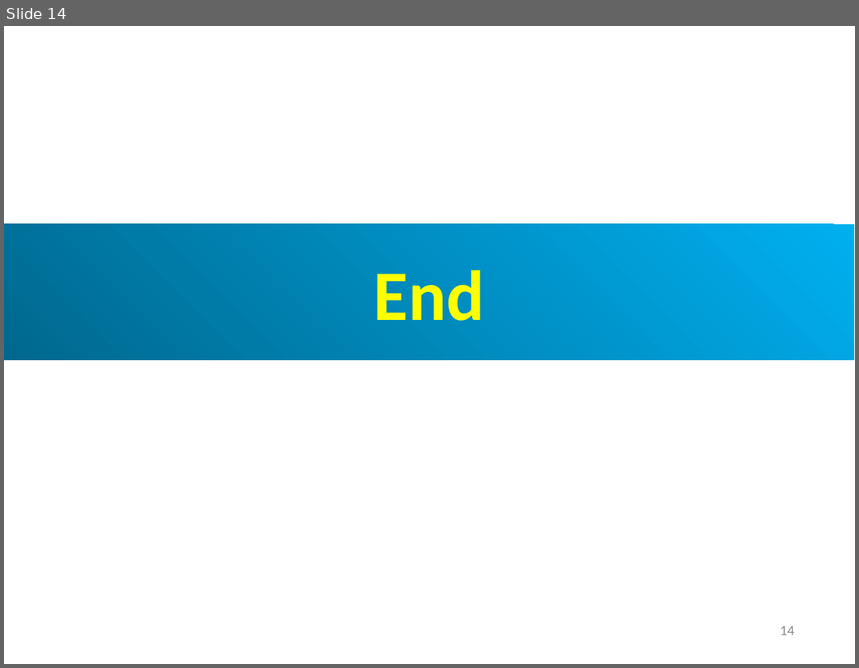
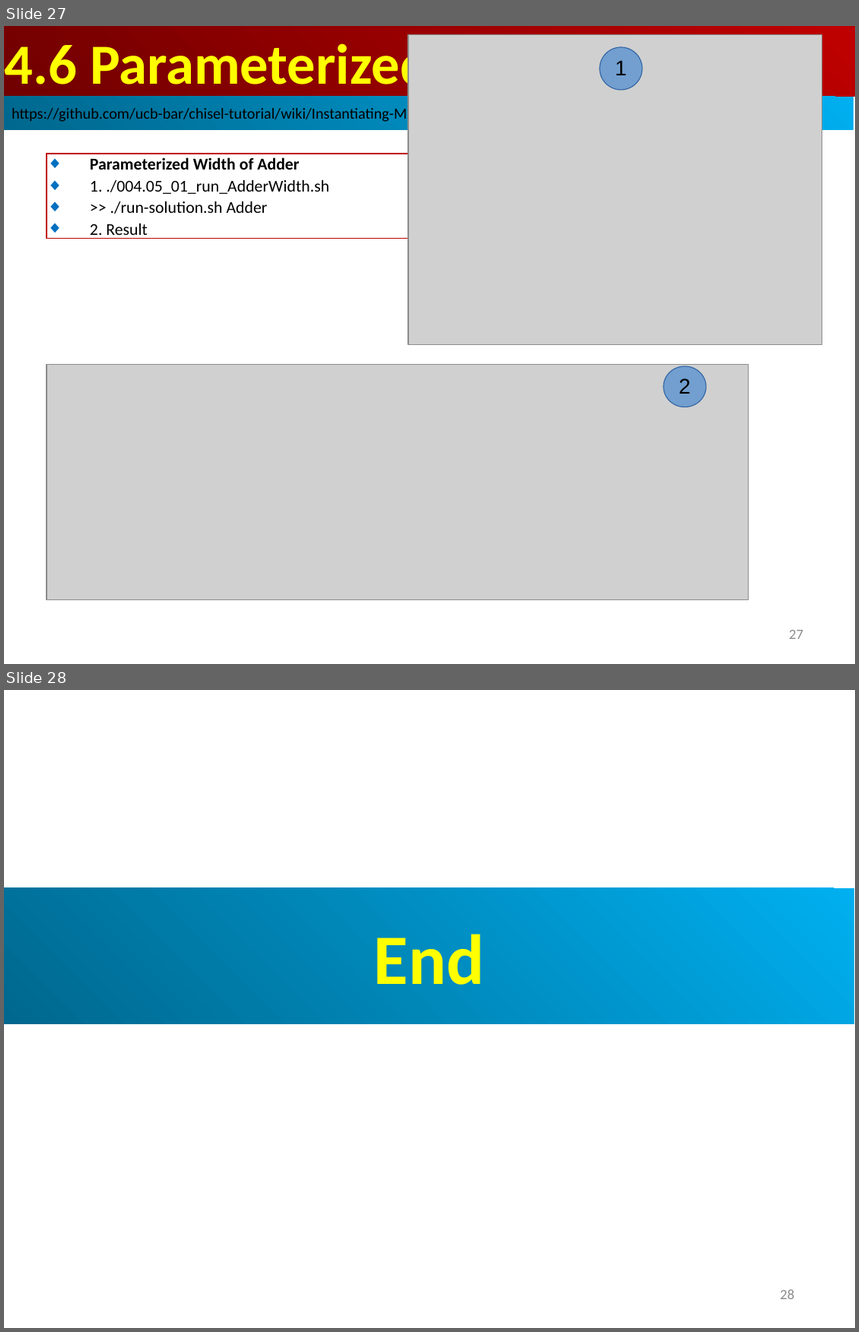
Before and after one commit to peterhchen/AIU_CS800_Chisel, a slide deck: 700_Dev_Guide/004_Module/000_Video/004_Module.ppt. Shown one above the other, each under a label of ours: slide 14 before the commit, slides 27 and 28 after it. The pictures are 859x668 and 859x1332 pixels, drawn with LibreOffice and Linux fonts; fonts in the diff are those of the drawing; grey boxes stand for pictures. Boxes give left, top, right and bottom in pixels: in the first picture for what was removed or moved away, otherwise in the second. Text is boxed around its words. In the diff, an @@ line names an element or a change of style, - is before the commit and + after.

```diff
--- a/700_Dev_Guide/004_Module/000_Video/004_Module.ppt
+++ b/700_Dev_Guide/004_Module/000_Video/004_Module.ppt
@@ slide 27 added at <box>4,26,855,664</box>, background #FFFFFF @@
@@ rectangle added at <box>5,26,855,97</box>, fill gradient #BF0000 to #710000, 48 pt, text #FFFF00, bold @@
+4.6 Parameterized Width of Adder
@@ picture added at <box>408,34,822,345</box> @@
@@ ellipse added at <box>600,47,642,90</box>, fill #729FCF, outline #3465A4 0.74 pt, 18 pt, text #000000 @@
+1
@@ rectangle added at <box>4,97,854,130</box>, fill gradient #00AFEF to #00688E, 13 pt, text #000000 @@
+https://github.com/ucb-bar/chisel-tutorial/wiki/Instantiating-Modules
@@ rectangle added at <box>47,154,408,239</box>, outline #C00000 0.74 pt, 14 pt, text #000000 @@
+◆ Parameterized Width of Adder
+◆ 1. ./004.05_01_run_AdderWidth.sh
+◆ >> ./run-solution.sh Adder
+◆ 2. Result
@@ picture added at <box>47,365,749,601</box> @@
@@ ellipse added at <box>664,366,706,408</box>, fill #729FCF, outline #3465A4 0.74 pt, 18 pt, text #000000 @@
+2
@@ page number added at <box>789,630,804,639</box>, 12 pt, text #8B8B8B @@
+27
@@ what was slide 14 is now slide 28 @@
@@ page number at <box>780,1290,794,1300</box>: text changed @@
-14
+28
```
Also in this commit, not shown: 10 slides changed, 13 other slides added.
